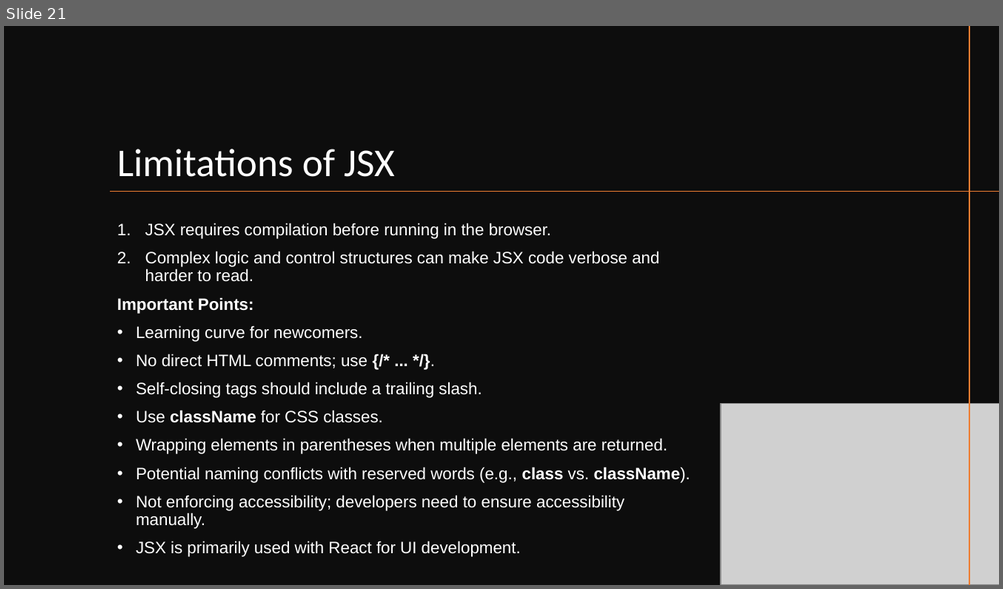
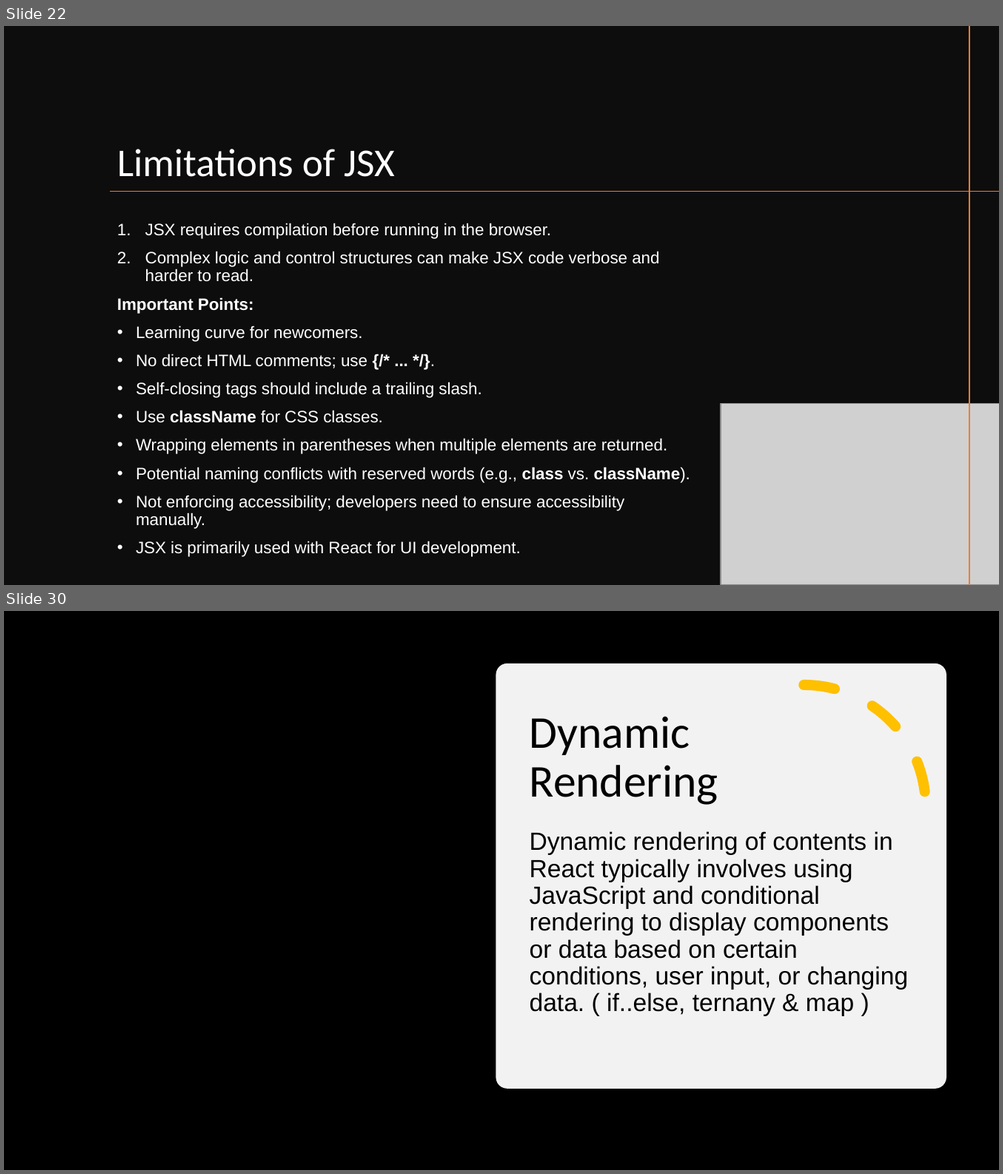
Before and after one commit to SivaPrasannaS/skg, a slide deck: react/study_materials/React.pptx. Shown one above the other, each under a label of ours: slide 21 before the commit, slides 22 and 30 after it; the slides between them are not shown. The pictures are 1003x589 and 1003x1174 pixels, drawn with LibreOffice and Linux fonts; fonts in the diff are those of the drawing; grey boxes stand for pictures; background and template pictures are left out. Boxes give left, top, right and bottom in pixels: in the first picture for what was removed or moved away, otherwise in the second. Text is boxed around its words. In the diff, an @@ line names an element or a change of style, - is before the commit and + after.

Commit message:
Updated content in react ppt

```diff
--- a/react/study_materials/React.pptx
+++ b/react/study_materials/React.pptx
@@ slide 30 added at [4,611,999,1170], background picture (left out) @@
@@ rectangle added at [4,611,999,1170], fill #000000 @@
@@ rounded rectangle added at [495,664,946,1088], fill #FFFFFF at 95% opacity @@
@@ arc (boxed as its full ellipse) added at [681,685,925,929], outline #FFC000 10 pt dashed @@
@@ title added at [529,716,718,805], 44 pt, text #000000 @@
+Dynamic Rendering
@@ text added at [529,832,908,1017], 24 pt, text #000000 @@
+Dynamic rendering of contents in React typically involves using JavaScript and conditional rendering to display components or data based on certain conditions, user input, or changing data. ( if..else, ternany & map )
@@ what was slide 21 is now slide 22 @@
```
Also in this commit, not shown: 6 slides changed, 8 other slides added, 4 other files.
